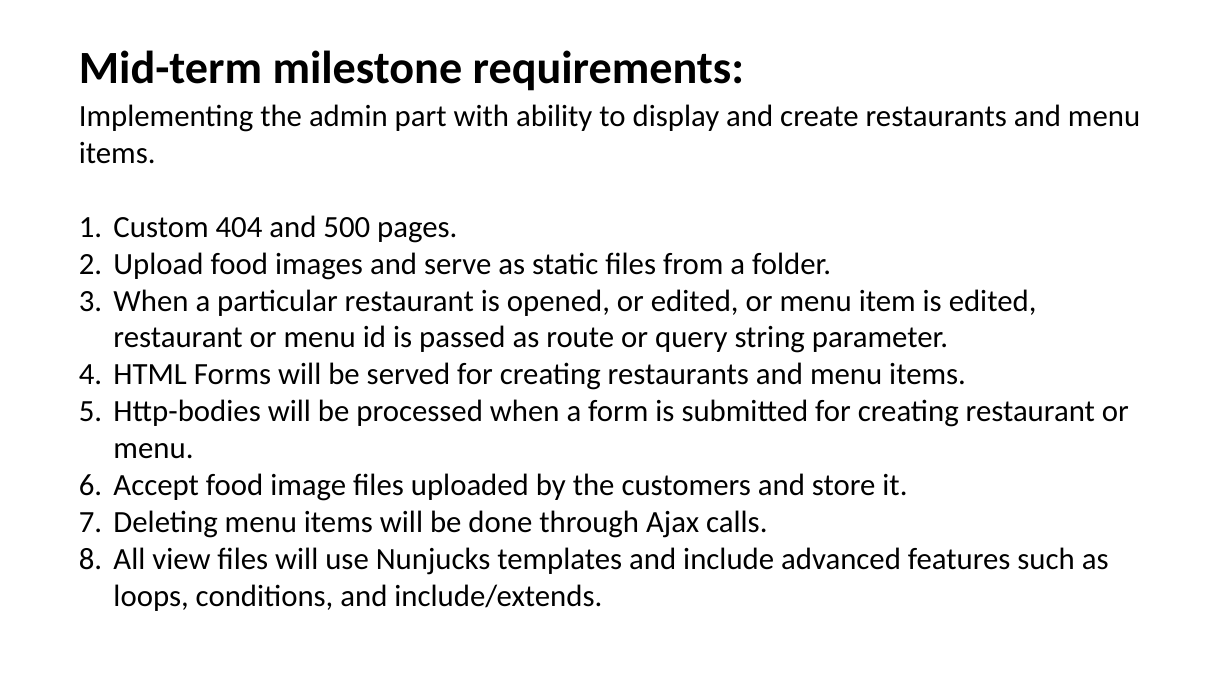
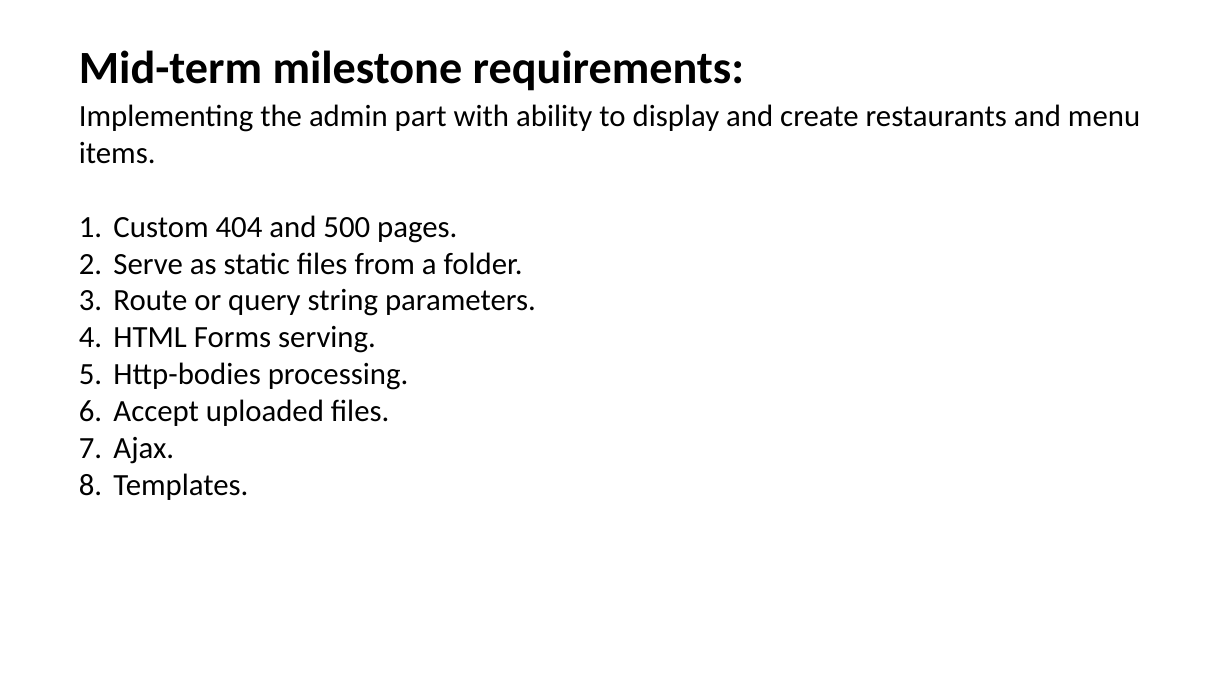
Before and after one commit to sNirajan/CFOS, a slide deck: slide 15 of ACS_3909_ProjectPPT.pptx. Drawn at 1232x693 pixels with LibreOffice and Linux fonts; fonts in the diff are those of the drawing. Boxes give left, top, right and bottom in pixels: in the first picture for what was removed or moved away, otherwise in the second. Text is boxed around its words. In the diff, an @@ line names an element or a change of style, - is before the commit and + after.

Commit message:
Modified PPT

```diff
--- a/ACS_3909_ProjectPPT.pptx
+++ b/ACS_3909_ProjectPPT.pptx
@@ text at (113, 252, 536, 500): text changed @@
-2. Upload food images and serve as static files from a folder.
-3. When a particular restaurant is opened, or edited, or menu item is edited, restaurant or menu id is passed as route or query string parameter.
-4. HTML Forms will be served for creating restaurants and menu items.
-5. Http-bodies will be processed when a form is submitted for creating restaurant or menu.
-6. Accept food image files uploaded by the customers and store it.
-7. Deleting menu items will be done through Ajax calls.
-8. All view files will use Nunjucks templates and include advanced features such as loops, conditions, and include/extends.
+2. Serve as static files from a folder.
+3. Route or query string parameters.
+4. HTML Forms serving.
+5. Http-bodies processing.
+6. Accept uploaded files.
+7. Ajax.
+8. Templates.
```
Also in this commit, not shown: 5 other slides changed.
